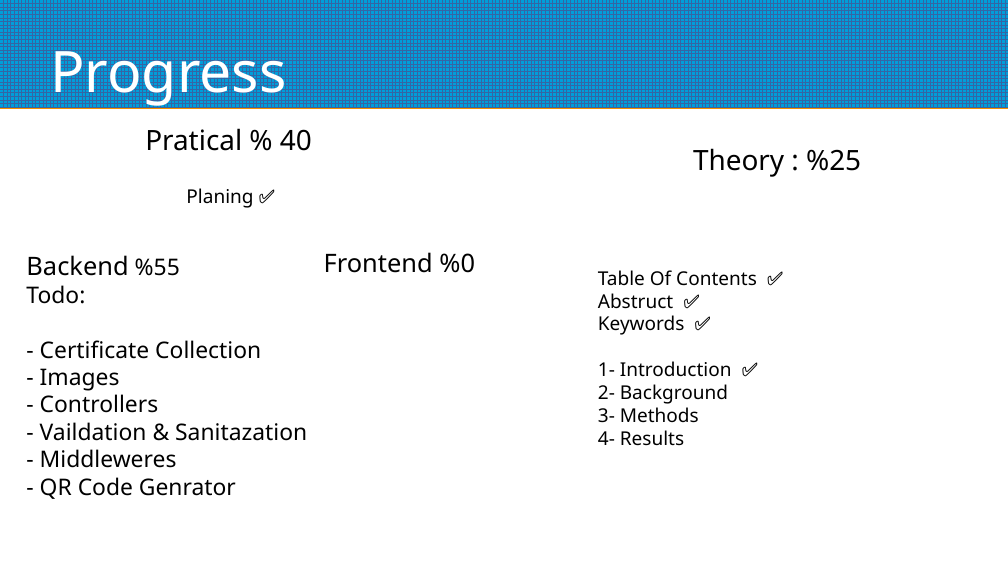
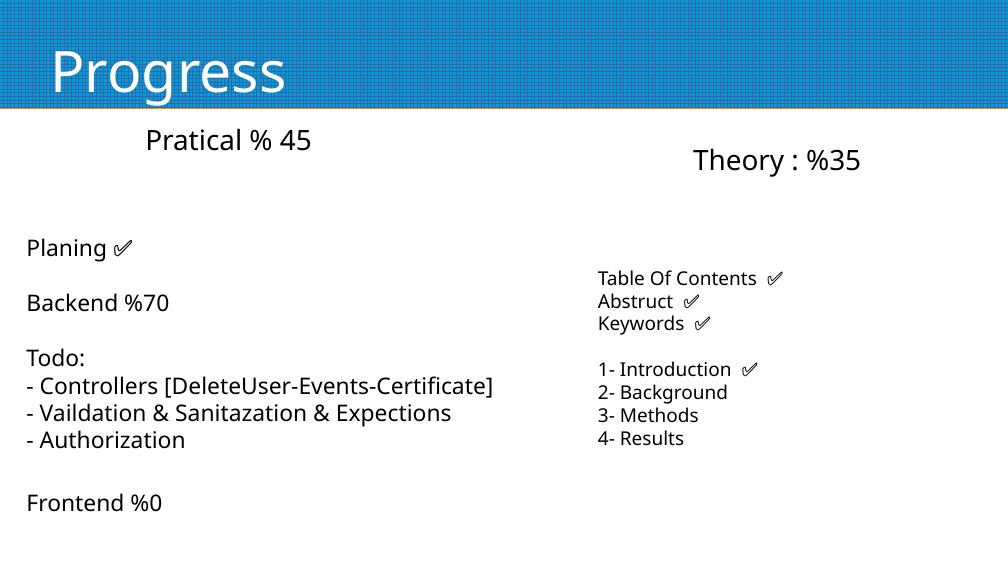
Before and after one commit to Kenn0x64/EventApp, a slide deck: slide 7 of Theory/Grad_D1.odp. Drawn at 1008x567 pixels with LibreOffice and Linux fonts; fonts in the diff are those of the drawing. Boxes give left, top, right and bottom in pixels: in the first picture for what was removed or moved away, otherwise in the second. Text is boxed around its words. In the diff, an @@ line names an element or a change of style, - is before the commit and + after.

```diff
--- a/Theory/Grad_D1.odp
+++ b/Theory/Grad_D1.odp
@@ text at (145, 128, 312, 151): text changed @@
-Pratical % 40
+Pratical % 45
@@ text at (693, 148, 861, 177): text changed @@
-Theory : %25
+Theory : %35
@@ text "Planing ✅": place and size @@
-text "Planing ✅" at (186, 188, 253, 208)
+text "Planing ✅" at (26, 238, 107, 262)
@@ text "Planing ✅" at (26, 238, 107, 262): size 15 to 18 pt @@
@@ text "Backend %70": place and size @@
-text "Backend %70" at (26, 255, 307, 499)
+text "Backend %70" at (26, 293, 493, 449)
@@ text at (26, 293, 169, 312): text changed; size 20 to 18 pt @@
-Backend %55
+Backend %70
@@ text at (40, 376, 493, 449): text changed @@
-- Certificate Collection
-- Images
-- Controllers
-- Vaildation & Sanitazation
-- Middleweres
-- QR Code Genrator
+- Controllers [DeleteUser-Events-Certificate]
+- Vaildation & Sanitazation & Expections
+- Authorization
@@ text "Frontend %0": place and size @@
-text "Frontend %0" at (324, 252, 475, 273)
+text "Frontend %0" at (26, 493, 162, 512)
@@ text "Frontend %0" at (26, 493, 162, 512): size 20 to 18 pt @@
```
Also in this commit, not shown: 2 other files.
